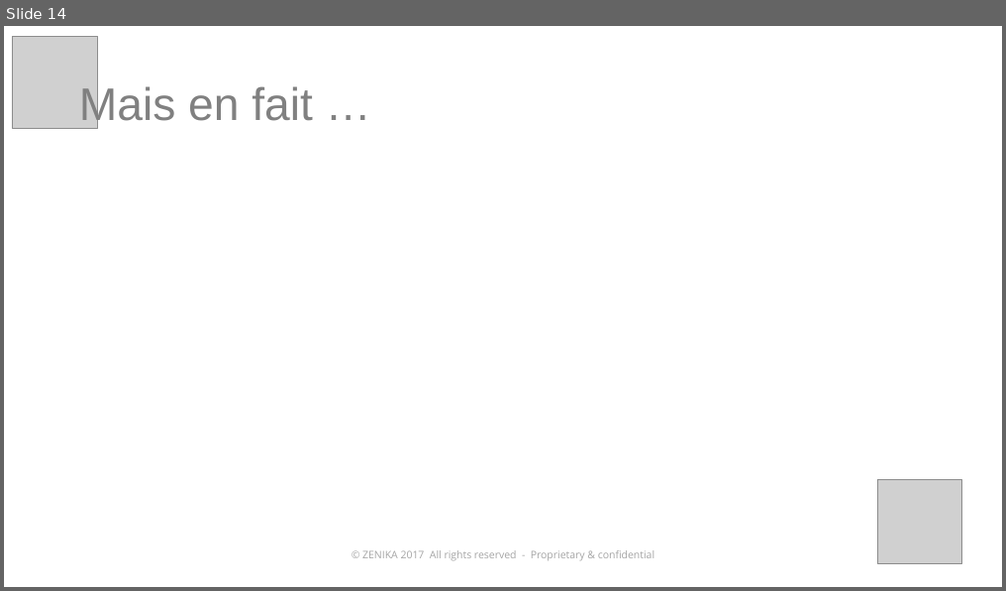
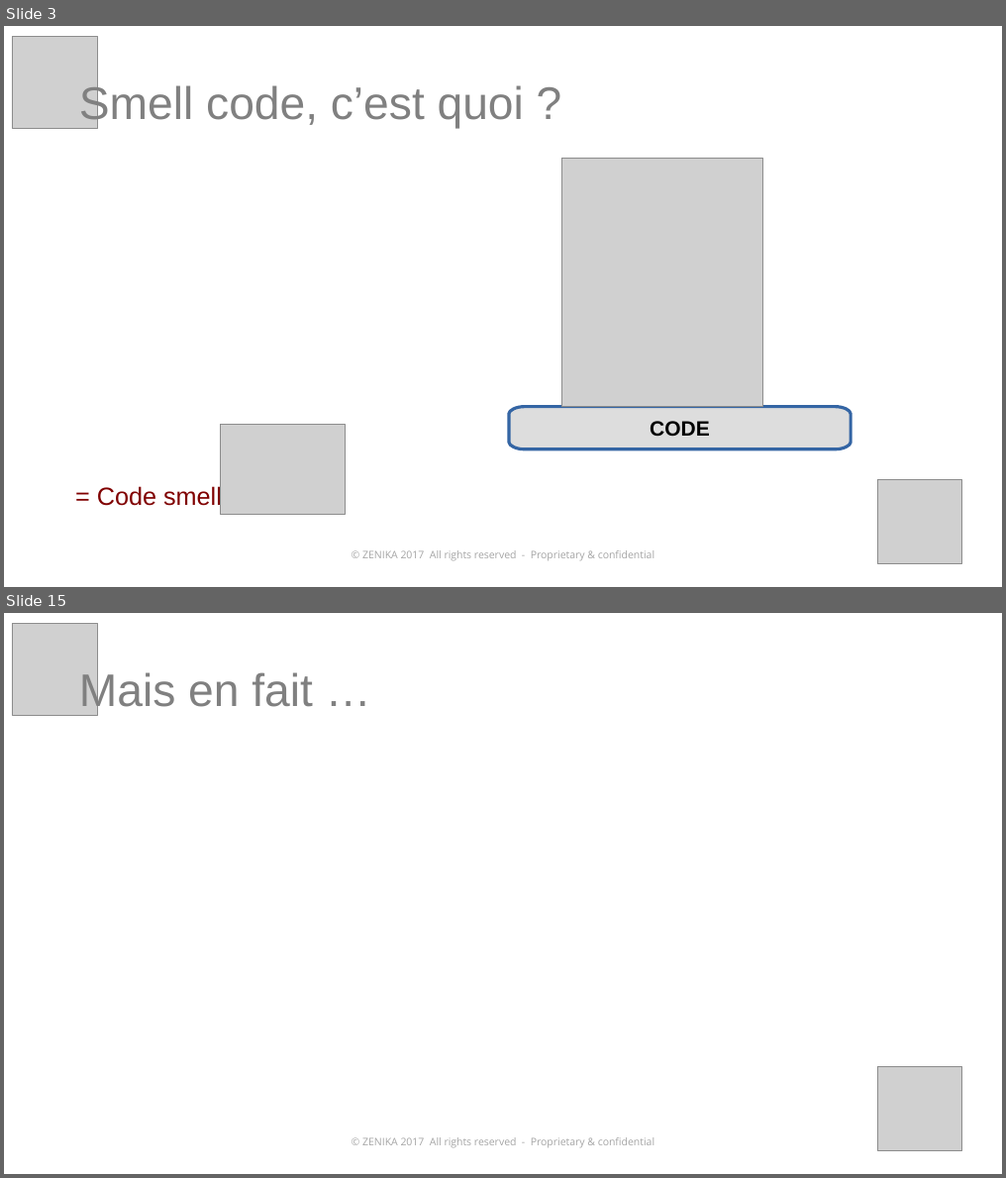
Before and after one commit to kronann/solid-dinosaur, a slide deck: solid-workshop.pptx. Shown one above the other, each under a label of ours: slide 14 before the commit, slides 3 and 15 after it; the slides between them are not shown. The pictures are 1006x591 and 1006x1178 pixels, drawn with LibreOffice and Linux fonts; fonts in the diff are those of the drawing; grey boxes stand for pictures. Boxes give left, top, right and bottom in pixels: in the first picture for what was removed or moved away, otherwise in the second. Text is boxed around its words. In the diff, an @@ line names an element or a change of style, - is before the commit and + after.

```diff
--- a/solid-workshop.pptx
+++ b/solid-workshop.pptx
@@ slide 3 added at [4,26,1002,587], background #FFFFFF; not listed: 1 template element that a slide beside it also shows @@
@@ picture added at [12,37,98,129] @@
@@ text added at [79,83,524,129], 44 pt, text #808080 @@
+Smell code, c’est quoi ?
@@ picture added at [561,159,762,407] @@
@@ freeform shape added at [509,407,851,450], fill #DDDDDD, outline #3465A4 3 pt, 20 pt, text #000000, bold @@
+CODE
@@ picture added at [221,424,345,515] @@
@@ text added at [97,485,222,511], 24 pt, text #800000 @@
+= Code smell
@@ picture added at [877,479,962,565] @@
@@ what was slide 14 is now slide 15 @@
```
Also in this commit, not shown: 11 slides changed, 4 other slides added, 3 slides removed.
